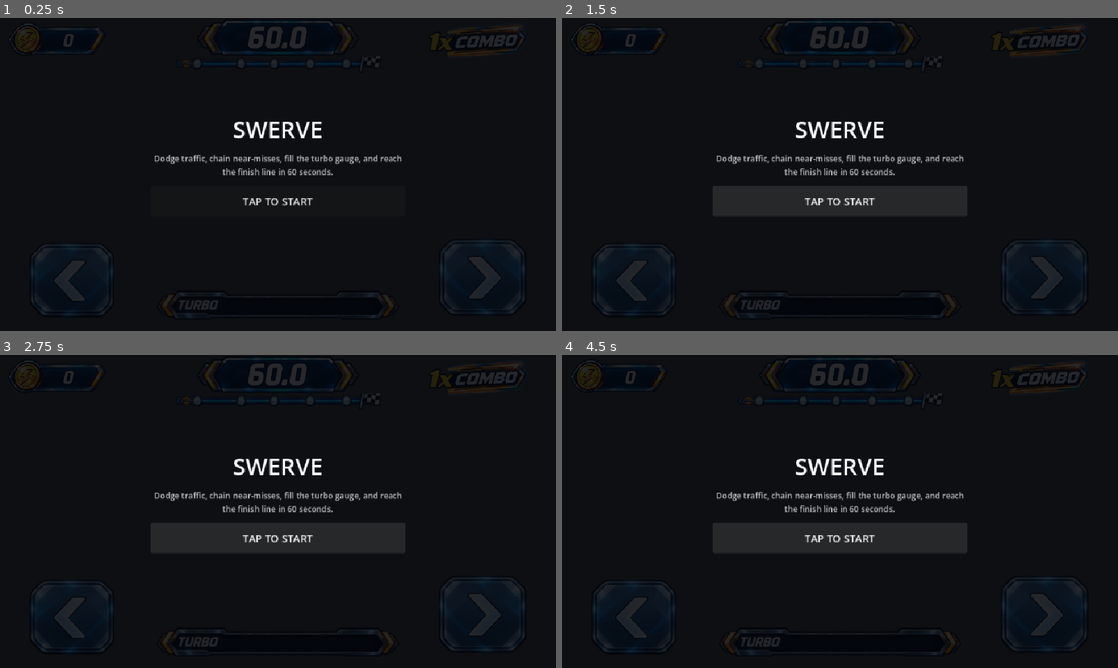
Above: before the commit, frames 1-4 (two rows, left to right).
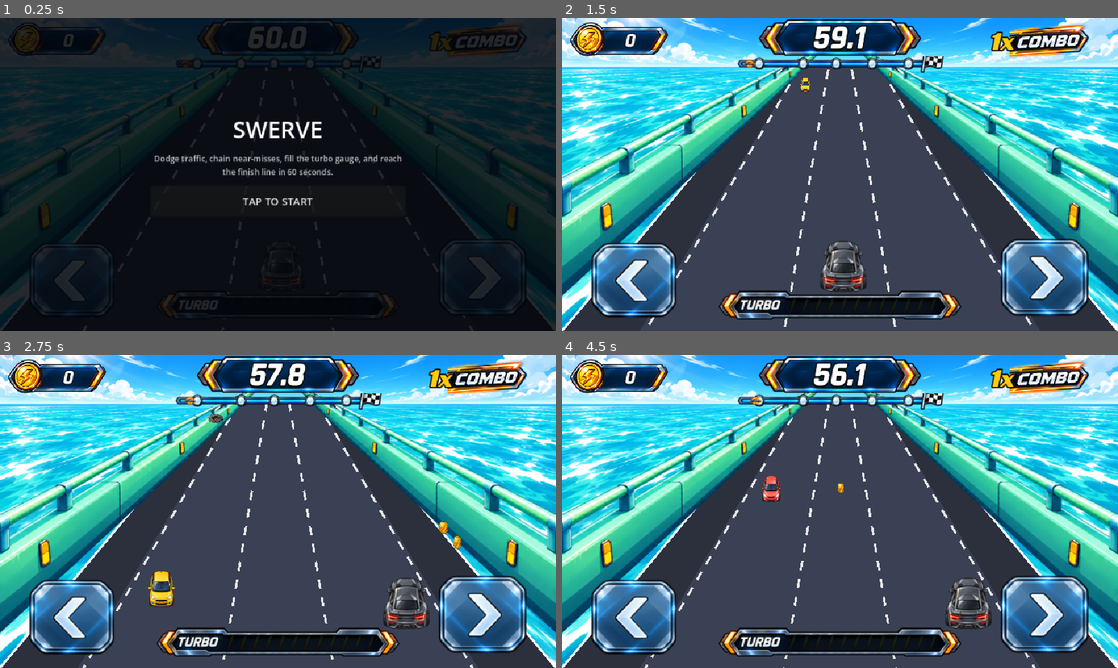
Above: after the commit, the same moments.

Repository: kjs8806/swerve
Game: Godot game, scene res://scenes/Main.tscn
Two runs of this game, one before a commit and one after it. Both use one fixed random seed, a clock stepped at 60 frames per second and the inputs below.
Inputs (mouse positions are in pixels of both pictures, inside the frame that each line leads up to):
- Up to frame 1 (0.25 s): no input
- Up to frame 2 (1.5 s): click "TAP TO START" at 0.5 s; click (840, 202) at 1.25 s, where only the run before the commit has a clickable "TAP TO START"
- Up to frame 3 (2.75 s): tap Enter at 2, 2.1 s; hold Right from 2.03 s (still down); tap Space at 2.27 s
- Up to frame 4 (4.5 s): release Right at 2.78 s; hold Left 2.78-3.53 s; tap Enter at 2.85, 3.6, 4.35 s; tap Space at 3.02 s; hold Right from 3.53 s (still down)

The runs differ from the first frame. In frame 1, 13% of the frame differs, in the area x 0-100%, y 0-100%; in frame 2, 96%; in frame 3, 96%; in frame 4, 96%.
Error before the commit: Parse Error: Cannot infer the type of "frac" variable because the value doesn't have a set type. (res://scripts/Race.gd:660)
Error after the commit: Invalid assignment of property or key 'visible' with value of type 'bool' on a base object of type 'null instance'. (res://scripts/Race.gd:549)

Commit message:
Fix Godot 4.3 Race script type inference errors

Diff:
--- a/godot/scripts/Race.gd
+++ b/godot/scripts/Race.gd
@@ -657,7 +657,7 @@
 	draw_colored_polygon(poly_hi, Color(0.28, 0.31, 0.4, 0.55))
 
 	for i in range(1, LANES):
-		var frac := LANE_EDGES[i]
+		var frac: float = LANE_EDGES[i]
 		var x0: float = cx + frac * half_width_at(0.0)
 		var x1: float = cx + frac * half_width_at(1.0)
 		_draw_dashed_line(Vector2(x0, hy), Vector2(x1, h), Color(1, 1, 1, 0.88), 4.0, 16.0, 15.0, fmod(road_scroll, 31.0))
@@ -796,7 +796,7 @@
 
 
 func _draw_coin(pos: Vector2, scale: float) -> void:
-	var spin := 0.68 + 0.32 * abs(sin(elapsed_t * 5.0 + pos.x * 0.03))
+	var spin: float = 0.68 + 0.32 * abs(sin(elapsed_t * 5.0 + pos.x * 0.03))
 	var size := TEX_COIN.get_size() * scale
 	size.x *= spin
 	draw_texture_rect(TEX_COIN, Rect2(pos - size * 0.5, size), false)
